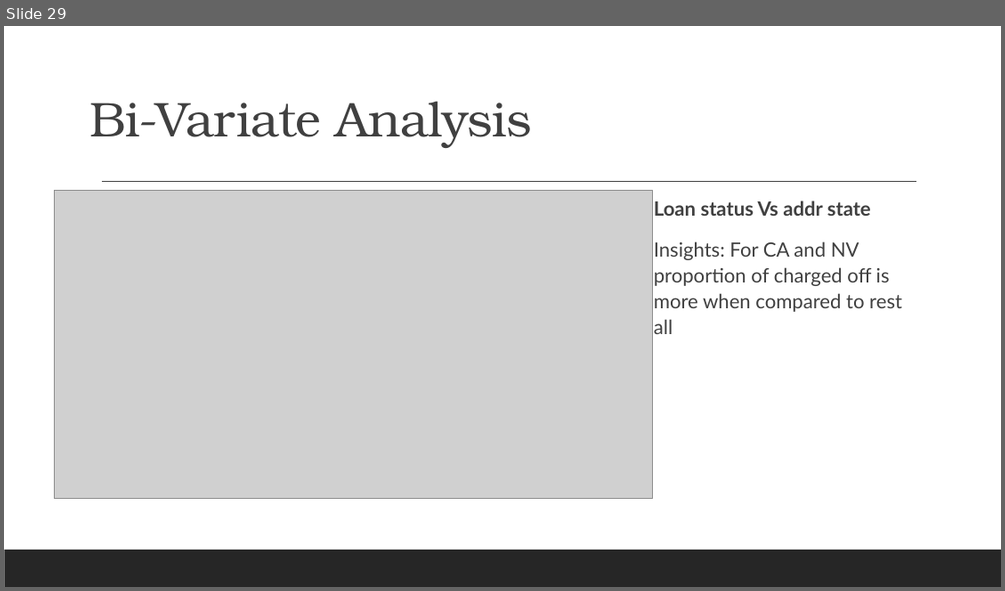
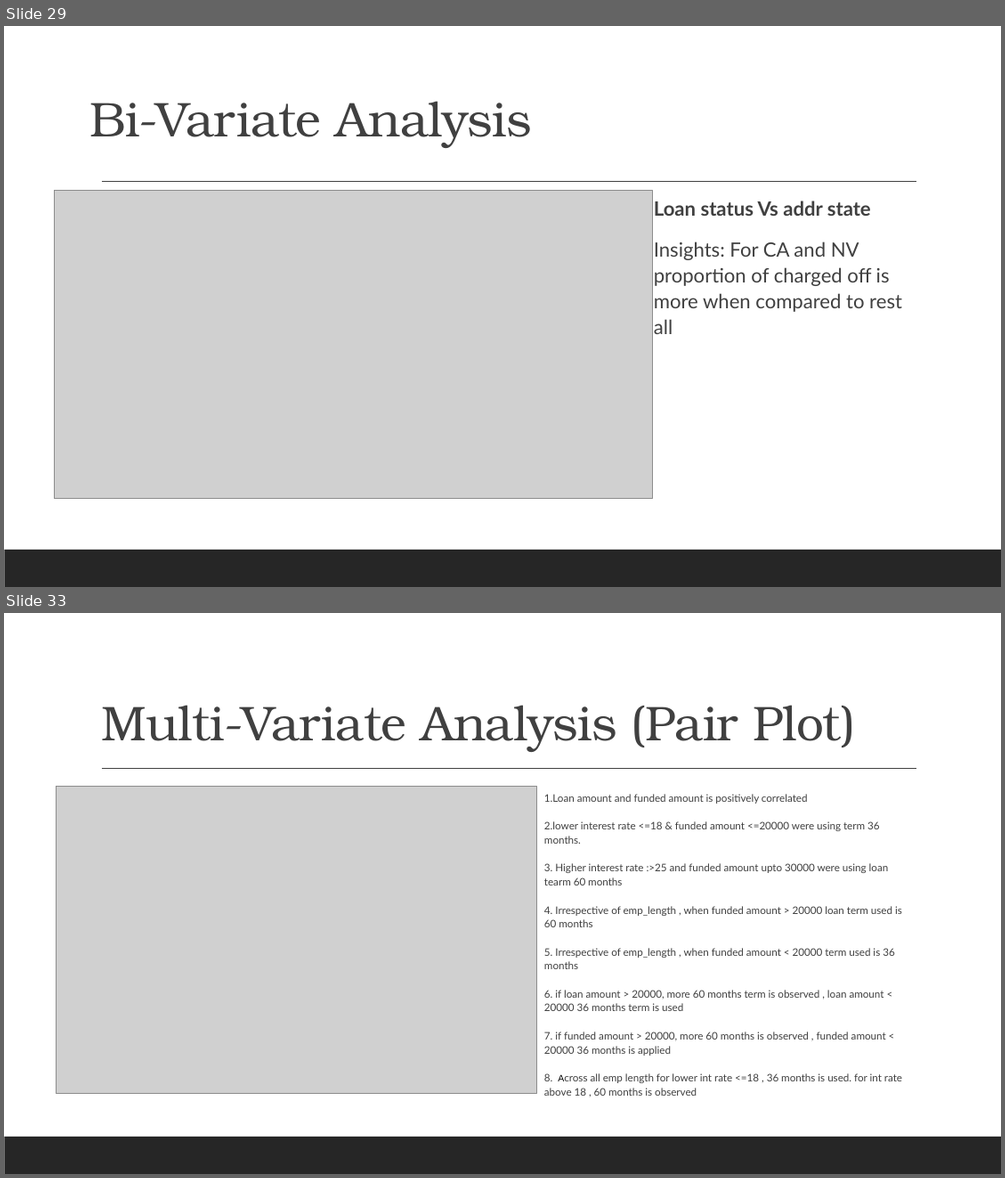
Before and after one commit to shrutich91/LENDING-CLUB-CASE-STUDY, a slide deck: Lending Club Case Study.pptx. Shown one above the other, each under a label of ours: slide 29 before the commit, slides 29 and 33 after it; the slides between them are not shown. The pictures are 1005x591 and 1005x1178 pixels, drawn with LibreOffice and Linux fonts; fonts in the diff are those of the drawing; grey boxes stand for pictures. Boxes give left, top, right and bottom in pixels: in the first picture for what was removed or moved away, otherwise in the second. Text is boxed around its words. In the diff, an @@ line names an element or a change of style, - is before the commit and + after.

Commit message:
Added multi-variate analysis ppt
Added multi-variate analysis ppt and corrected pythn notebook

```diff
--- a/Lending Club Case Study.pptx
+++ b/Lending Club Case Study.pptx
@@ slide 33 added at bbox=[4, 613, 1001, 1174], background #FFFFFF; not listed: 2 template elements that a slide beside it also shows @@
@@ title added at bbox=[101, 705, 855, 752], 47 pt, text #404040 @@
+Multi-Variate Analysis (Pair Plot)
@@ picture added at bbox=[57, 787, 537, 1093] @@
@@ text added at bbox=[544, 794, 902, 1095], 10 pt, text #404040 @@
+  1.Loan amount and funded amount is positively correlated
+  2.lower interest rate <=18 & funded amount <=20000 were using term 36 months.
+  3. Higher interest rate :>25 and funded amount upto 30000 were using loan tearm 60 months
+  4. Irrespective of emp_length , when funded amount > 20000 loan term used is 60 months
+  5. Irrespective of emp_length , when funded amount < 20000 term used is 36 months
+  6. if loan amount > 20000, more 60 months term is observed , loan amount < 20000 36 months term is used
+  7. if funded amount > 20000, more 60 months is observed , funded amount < 20000 36 months is applied
+  8. Across all emp length for lower int rate <=18 , 36 months is used. for int rate above 18 , 60 months is observed
```
Also in this commit, not shown: 3 slides changed, 7 other slides added, 1 other file.
